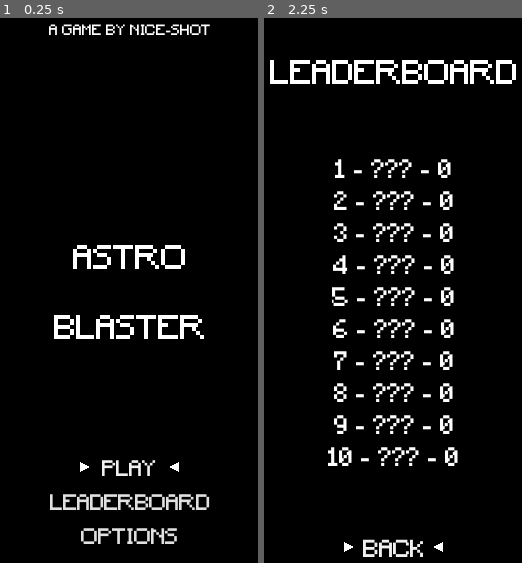
Above: before the commit, frames 1-2 (left to right).
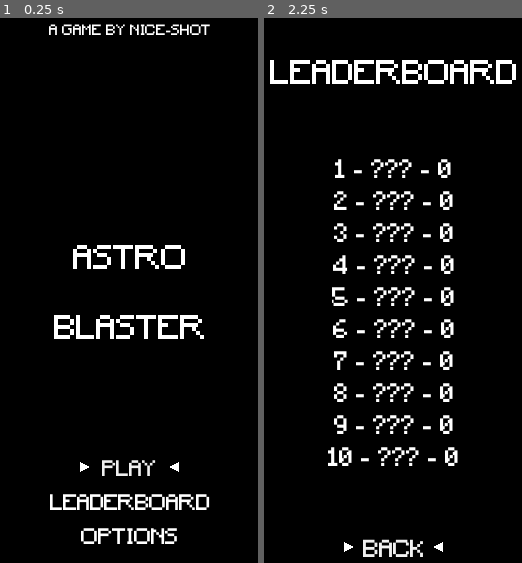
Above: after the commit, the same moments.

Repository: nice-shot/godot_shmup
Game: Godot game, scene res://scenes/menu.tscn
Same seed, same stepped clock (60 frames per second), same inputs: the game is played once before the commit and once after it.
Inputs:
- Up to frame 1 (0.25 s): no input
- Up to frame 2 (2.25 s): click "PLAY" at 0.5 s; click "PLAY" at 1.25 s; click "LEADERBOARD" at 2 s

The runs differ from the first frame. In frame 1, 1.0% of the frame differs, in the area x 19-82%, y 87-97%; in frame 2, nothing differs.

Commit message:
changed all buttons to always be pure white

Diff:
--- a/fonts/leaderboard_scores_font.tres
+++ b/fonts/leaderboard_scores_font.tres
@@ -3,5 +3,5 @@
 [ext_resource path="res://fonts/Minecraft.ttf" type="DynamicFontData" id=1]
 
 [resource]
-size = 35
+size = 26
 font_data = ExtResource( 1 )
--- a/scenes/game.tscn
+++ b/scenes/game.tscn
@@ -136,14 +136,17 @@
 anchor_right = 1.0
 anchor_bottom = 1.0
 margin_left = 30.0
-margin_top = -181.0
+margin_top = -181.324
 margin_right = -29.0
-margin_bottom = -133.0
+margin_bottom = -133.324
 custom_styles/hover = SubResource( 5 )
 custom_styles/pressed = SubResource( 13 )
 custom_styles/focus = SubResource( 14 )
 custom_styles/normal = SubResource( 15 )
 custom_fonts/font = ExtResource( 7 )
+custom_colors/font_color = Color( 1, 1, 1, 1 )
+custom_colors/font_color_hover = Color( 1, 1, 1, 1 )
+custom_colors/font_color_pressed = Color( 1, 1, 1, 1 )
 text = "RETRY"
 __meta__ = {
 "_edit_use_anchors_": false
@@ -154,10 +157,10 @@
 position = Vector2( 150, 20.7299 )
 
 [node name="Left" parent="DeathMessage/RetryBTN/RetrySelectionArrows" index="0"]
-position = Vector2( -90, 0 )
+position = Vector2( -72.9719, -0.340576 )
 
 [node name="Right" parent="DeathMessage/RetryBTN/RetrySelectionArrows" index="1"]
-position = Vector2( 87, 0 )
+position = Vector2( 71.6648, 0 )
 
 [node name="BackBTN" type="Button" parent="DeathMessage"]
 anchor_top = 1.0
@@ -172,6 +175,9 @@
 custom_styles/focus = SubResource( 11 )
 custom_styles/normal = SubResource( 12 )
 custom_fonts/font = ExtResource( 7 )
+custom_colors/font_color = Color( 1, 1, 1, 1 )
+custom_colors/font_color_hover = Color( 1, 1, 1, 1 )
+custom_colors/font_color_pressed = Color( 1, 1, 1, 1 )
 text = "BACK"
 __meta__ = {
 "_edit_use_anchors_": false
@@ -182,10 +188,10 @@
 position = Vector2( 150, 22.0671 )
 
 [node name="Left" parent="DeathMessage/BackBTN/BackSelectionArrows" index="0"]
-position = Vector2( -70, 0 )
+position = Vector2( -58.7615, -0.340576 )
 
 [node name="Right" parent="DeathMessage/BackBTN/BackSelectionArrows" index="1"]
-position = Vector2( 67, 0 )
+position = Vector2( 59.5076, 0 )
 [connection signal="focus_entered" from="DeathMessage/EnterName" to="DeathMessage/EnterName/NameSelectionArrows" method="show"]
 [connection signal="focus_exited" from="DeathMessage/EnterName" to="DeathMessage/EnterName/NameSelectionArrows" method="hide"]
 [connection signal="text_entered" from="DeathMessage/EnterName" to="DeathMessage/RetryBTN" method="grab_focus"]
--- a/scenes/menu.tscn
+++ b/scenes/menu.tscn
@@ -117,6 +117,9 @@
 margin_right = -141.0
 margin_bottom = 10.88
 custom_fonts/font = SubResource( 5 )
+custom_colors/font_color = Color( 1, 1, 1, 1 )
+custom_colors/font_color_hover = Color( 1, 1, 1, 1 )
+custom_colors/font_color_pressed = Color( 1, 1, 1, 1 )
 text = "PLAY"
 
 [node name="LeaderboardBTN" parent="Main" instance=ExtResource( 3 )]
@@ -127,6 +130,9 @@
 margin_right = -91.0
 margin_bottom = 10.96
 custom_fonts/font = SubResource( 5 )
+custom_colors/font_color = Color( 1, 1, 1, 1 )
+custom_colors/font_color_hover = Color( 1, 1, 1, 1 )
+custom_colors/font_color_pressed = Color( 1, 1, 1, 1 )
 text = "LEADERBOARD"
 
 [node name="OptionsBTN" parent="Main" instance=ExtResource( 3 )]
@@ -137,6 +143,9 @@
 margin_right = -124.0
 margin_bottom = 11.04
 custom_fonts/font = SubResource( 5 )
+custom_colors/font_color = Color( 1, 1, 1, 1 )
+custom_colors/font_color_hover = Color( 1, 1, 1, 1 )
+custom_colors/font_color_pressed = Color( 1, 1, 1, 1 )
 text = "OPTIONS"
 
 [node name="Leaderboard" type="Control" parent="."]
@@ -301,6 +310,9 @@
 margin_right = -141.0
 margin_bottom = 91.714
 custom_fonts/font = SubResource( 6 )
+custom_colors/font_color = Color( 1, 1, 1, 1 )
+custom_colors/font_color_hover = Color( 1, 1, 1, 1 )
+custom_colors/font_color_pressed = Color( 1, 1, 1, 1 )
 text = "BACK"
 
 [node name="Options" type="Control" parent="."]
@@ -335,6 +347,9 @@
 margin_right = -141.0
 margin_bottom = 91.714
 custom_fonts/font = SubResource( 6 )
+custom_colors/font_color = Color( 1, 1, 1, 1 )
+custom_colors/font_color_hover = Color( 1, 1, 1, 1 )
+custom_colors/font_color_pressed = Color( 1, 1, 1, 1 )
 text = "BACK"
 
 [node name="VolumeCTRL" type="Control" parent="Options"]
